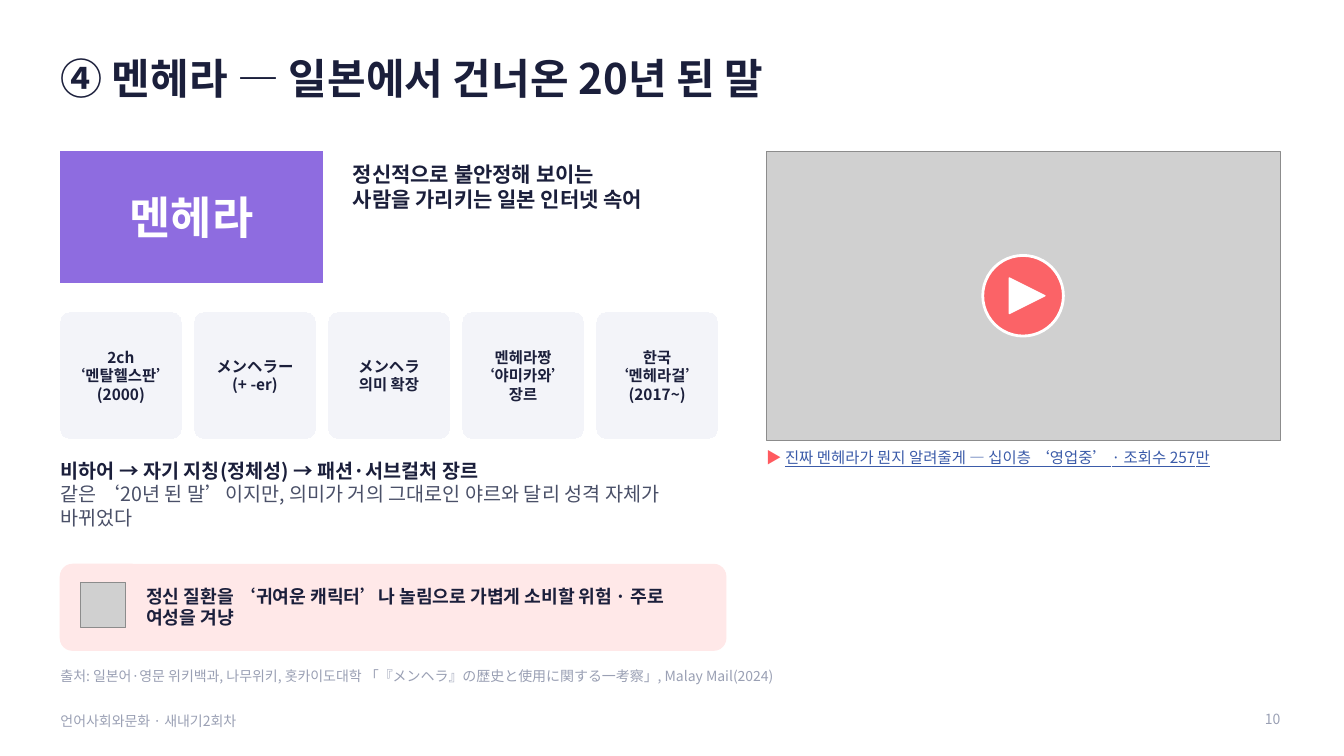
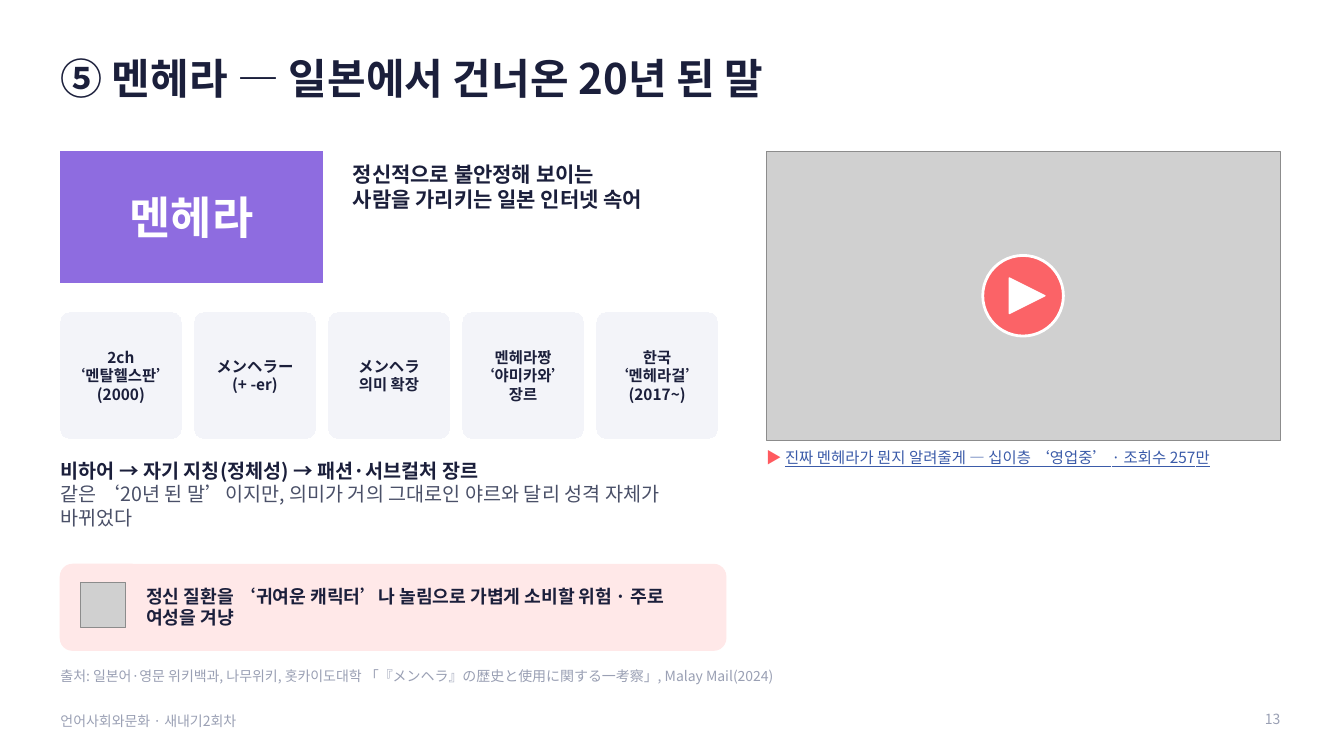
Before and after one commit to junseok7-cpu/hello, a slide deck: slide 13 of report/언어사회와문화_발표_새내기2회차.pptx (slide 10 before the commit). Drawn at 1344x756 pixels with LibreOffice and Linux fonts; fonts in the diff are those of the drawing; grey boxes stand for pictures. Boxes give left, top, right and bottom in pixels: in the first picture for what was removed or moved away, otherwise in the second. Text is boxed around its words. In the diff, an @@ line names an element or a change of style, - is before the commit and + after.

```diff
--- a/report/언어사회와문화_발표_새내기2회차.pptx
+++ b/report/언어사회와문화_발표_새내기2회차.pptx
@@ title at [60, 58, 763, 98]: text changed @@
-④ 멘헤라 — 일본에서 건너온 20년 된 말
+⑤ 멘헤라 — 일본에서 건너온 20년 된 말
@@ page number at [1265, 714, 1281, 724]: text changed @@
-10
+13
```
Also in this commit, not shown: 14 other slides changed, 4 slides added, 3 other files.
